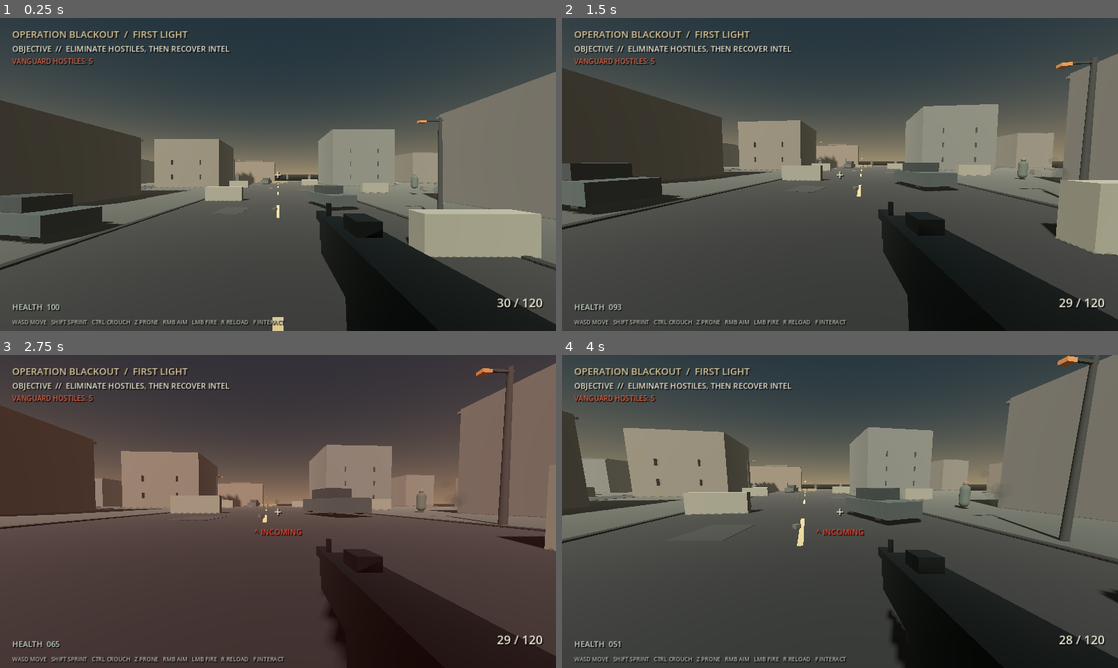
Above: before the commit, frames 1-4 (two rows, left to right).
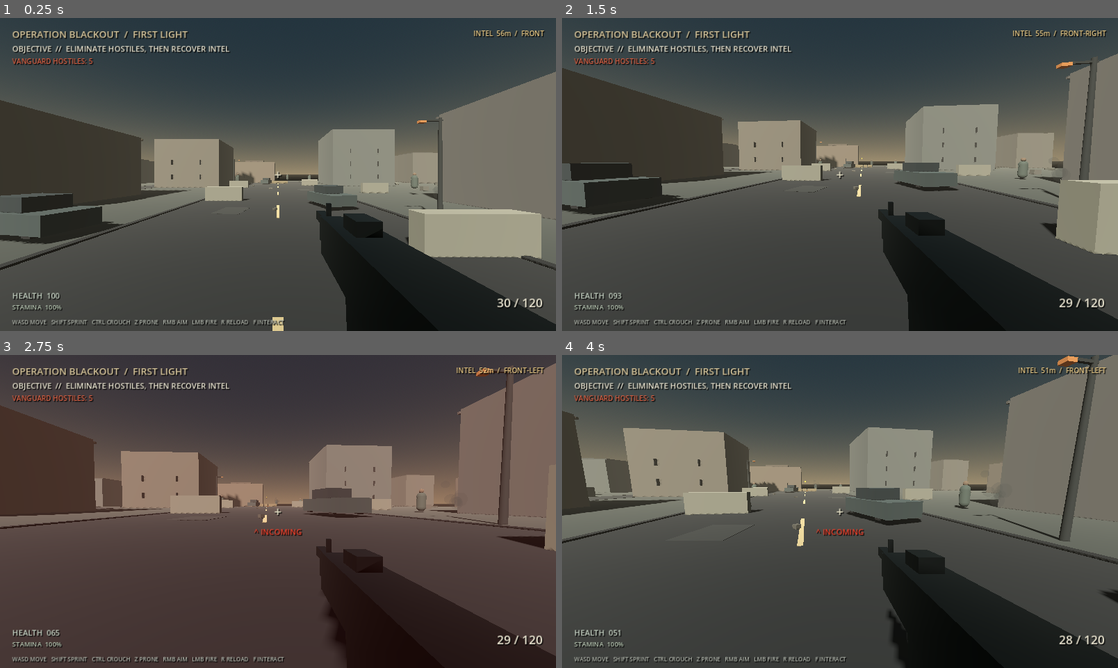
Above: after the commit, the same moments.

Repository: Liladizilla/operation-blackout
Game: Godot game, scene res://scenes/main.tscn
Same seed, same stepped clock (60 frames per second), same inputs: the game is played once before the commit and once after it.
Inputs (mouse positions are in pixels of both pictures, inside the frame that each line leads up to):
- Up to frame 1 (0.25 s): no input
- Up to frame 2 (1.5 s): tap Enter at 0.5 s; move the mouse to (867, 174) at 0.52 s; hold W (move_forward) from 0.53 s (still down); tap Ctrl (crouch) at 0.6 s; click (867, 174) at 0.67 s; tap Space (jump) at 0.77 s; move the mouse to (812, 174) at 1.27 s; tap F (interact) at 1.35 s
- Up to frame 3 (2.75 s): keep holding W (move_forward); tap Space (jump) at 1.52 s; move the mouse to (289, 505) at 2.02 s; tap Z (prone) at 2.1 s
- Up to frame 4 (4 s): keep holding W (move_forward); move the mouse to (834, 517) at 2.77 s; tap Shift (sprint) at 2.85 s; click (834, 517) at 2.92 s; tap Space (jump) at 3.02, 3.77 s; move the mouse to (878, 514) at 3.52 s; tap Ctrl (crouch) at 3.6 s

The runs differ from the first frame. In frame 1, 0.4% of the frame differs, in the area x 2-98%, y 4-94%; in frame 2, 0.5%; in frame 3, 0.5%; in frame 4, 0.5%.

Commit message:
Add stamina and objective navigation HUD feedback

Diff:
--- a/scripts/hud.gd
+++ b/scripts/hud.gd
@@ -16,6 +16,9 @@
 var damage_direction_label: Label
 var damage_direction_timer := 0.0
 var mission_panel: PanelContainer
+var stamina_label: Label
+var navigation_label: Label
+var navigation_update_timer := 0.0
 
 func initialize(scene: Node, player: Node) -> void:
     owner_scene = scene
@@ -51,8 +54,20 @@
     enemy_label.position = Vector2(28,88)
     root.add_child(enemy_label)
     health_label = _label("HEALTH  100", 18, Color(0.78,0.83,0.77))
-    health_label.position = Vector2(28, get_viewport().get_visible_rect().size.y - 68)
+    health_label.position = Vector2(28, get_viewport().get_visible_rect().size.y - 94)
     root.add_child(health_label)
+    stamina_label = _label("STAMINA  100%", 15, Color(0.72,0.78,0.70))
+    stamina_label.position = Vector2(28, get_viewport().get_visible_rect().size.y - 66)
+    root.add_child(stamina_label)
+    navigation_label = _label("INTEL  --m", 16, Color(0.88,0.76,0.50))
+    navigation_label.anchor_left = 1
+    navigation_label.anchor_right = 1
+    navigation_label.offset_left = -320
+    navigation_label.offset_right = -28
+    navigation_label.offset_top = 24
+    navigation_label.offset_bottom = 50
+    navigation_label.horizontal_alignment = HORIZONTAL_ALIGNMENT_RIGHT
+    root.add_child(navigation_label)
     ammo_label = _label("30 / 120", 28, Color(0.92,0.90,0.82))
     ammo_label.anchor_left = 1
     ammo_label.anchor_right = 1
@@ -104,6 +119,12 @@
     return label
 
 func _process(delta: float) -> void:
+    navigation_update_timer -= delta
+    if navigation_update_timer <= 0.0:
+        navigation_update_timer = 0.15
+        _update_navigation()
+    if is_instance_valid(player_ref):
+        update_stamina(float(player_ref.get("stamina")), 8.0)
     if damage_direction_timer > 0.0:
         damage_direction_timer = maxf(0.0, damage_direction_timer - delta)
         if damage_direction_timer == 0.0 and is_instance_valid(damage_direction_label):
@@ -133,6 +154,43 @@
 
 func set_ammo(current: int, reserve: int) -> void:
     ammo_label.text = "%02d / %03d" % [current, reserve]
+    var ammo_color := Color(0.92, 0.90, 0.82)
+    if current <= 5:
+        ammo_color = Color(0.95, 0.27, 0.18)
+    elif current <= 10:
+        ammo_color = Color(0.95, 0.65, 0.25)
+    ammo_label.add_theme_color_override("font_color", ammo_color)
+
+func update_stamina(value: float, maximum: float) -> void:
+    if not is_instance_valid(stamina_label):
+        return
+    var ratio := clampf(value / maxf(maximum, 0.001), 0.0, 1.0)
+    stamina_label.text = "STAMINA  %03d%%" % int(round(ratio * 100.0))
+    var stamina_color := Color(0.72, 0.78, 0.70)
+    if ratio <= 0.25:
+        stamina_color = Color(0.95, 0.35, 0.22)
+    elif ratio <= 0.5:
+        stamina_color = Color(0.95, 0.68, 0.30)
+    stamina_label.add_theme_color_override("font_color", stamina_color)
+
+func _update_navigation() -> void:
+    if not is_instance_valid(navigation_label) or not is_instance_valid(player_ref):
+        return
+    var objective := owner_scene.get_node_or_null("IntelObjective") if is_instance_valid(owner_scene) else null
+    if not is_instance_valid(objective):
+        navigation_label.text = "INTEL SECURED  /  EXFIL COMPLETE"
+        return
+    var offset: Vector3 = objective.global_position - player_ref.global_position
+    var distance := int(round(Vector2(offset.x, offset.z).length()))
+    var local_offset: Vector3 = player_ref.global_transform.basis.inverse() * offset
+    var direction := "FRONT"
+    if absf(local_offset.x) > absf(local_offset.z) * 1.5:
+        direction = "RIGHT" if local_offset.x > 0.0 else "LEFT"
+    elif local_offset.z > 0.0:
+        direction = "BEHIND"
+    elif absf(local_offset.x) > 1.5:
+        direction = "FRONT-RIGHT" if local_offset.x > 0.0 else "FRONT-LEFT"
+    navigation_label.text = "INTEL  %02dm  /  %s" % [distance, direction]
 
 func set_health(value: float) -> void:
     health_label.text = "HEALTH  %03d" % int(value)
